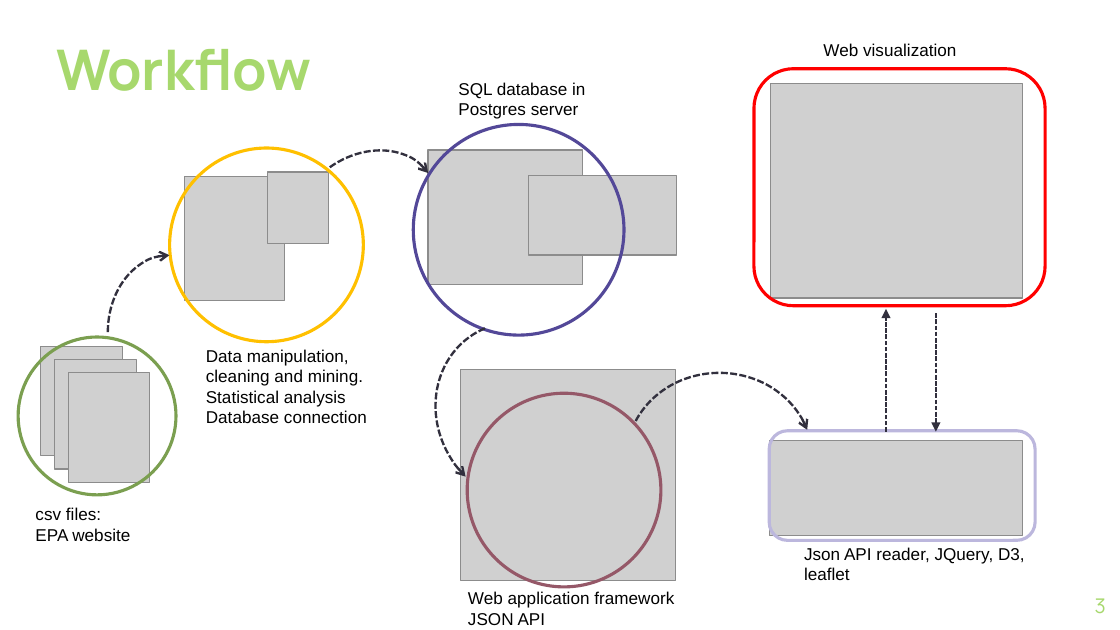
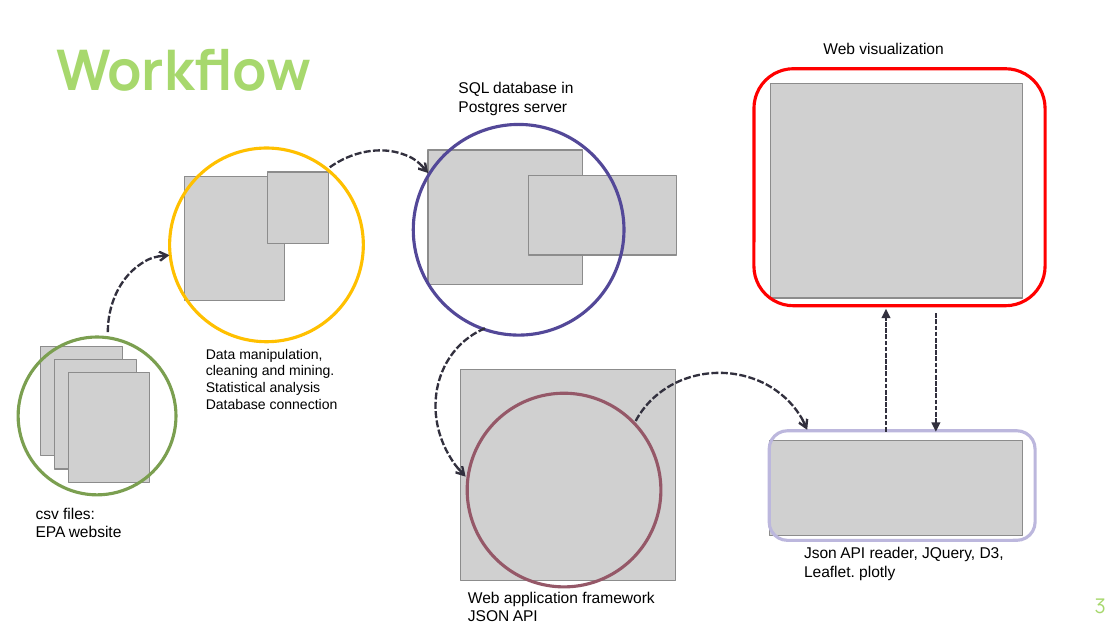
Before and after one commit to fpwirth/Data-Analytics-Project-2, a slide deck: slide 3 of ppt/theBigGreen_draft.pptx. Drawn at 1120x630 pixels with LibreOffice and Linux fonts; fonts in the diff are those of the drawing; grey boxes stand for pictures; background and template pictures are left out. Boxes give left, top, right and bottom in pixels: in the first picture for what was removed or moved away, otherwise in the second. Text is boxed around its words. In the diff, an @@ line names an element or a change of style, - is before the commit and + after.

```diff
--- a/ppt/theBigGreen_draft.pptx
+++ b/ppt/theBigGreen_draft.pptx
@@ size 11 to 10 pt in 4 elements at (x1=468, y1=591, x2=654, y2=621), (x1=36, y1=507, x2=122, y2=537), (x1=458, y1=81, x2=573, y2=115), (x1=823, y1=42, x2=944, y2=54) @@
@@ text "Data manipulation," at (x1=206, y1=349, x2=338, y2=409): size 11 to 9 pt @@
@@ text at (x1=804, y1=565, x2=895, y2=580): text changed; size 11 to 10 pt @@
-leaflet
+Leaflet. plotly
@@ text at (x1=804, y1=546, x2=1004, y2=562): size 11 to 10 pt in "Json API reader, JQuery, D3," @@
```
Also in this commit, not shown: 1 other slide changed, 2 slides added, 1 slide removed, 1 other file.
